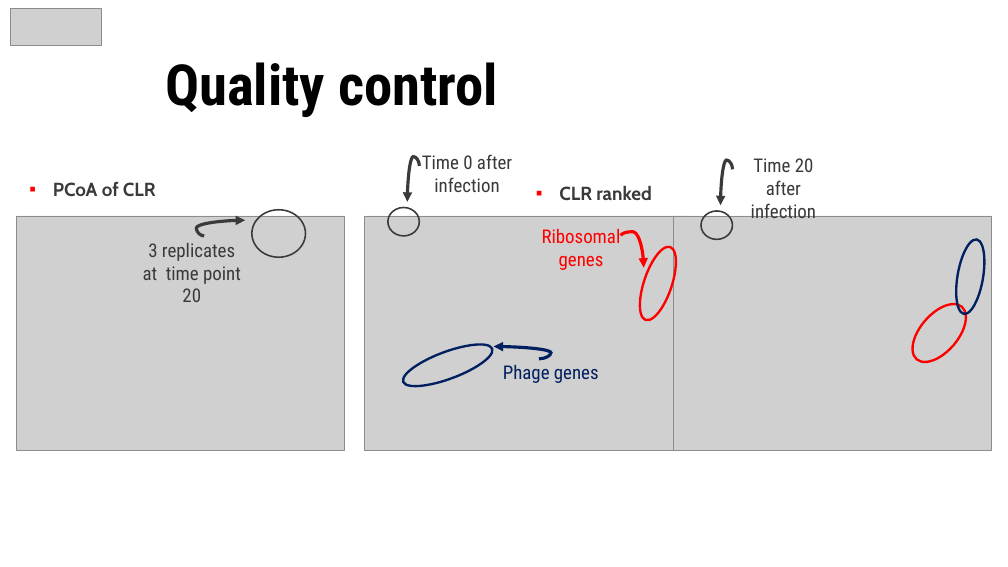
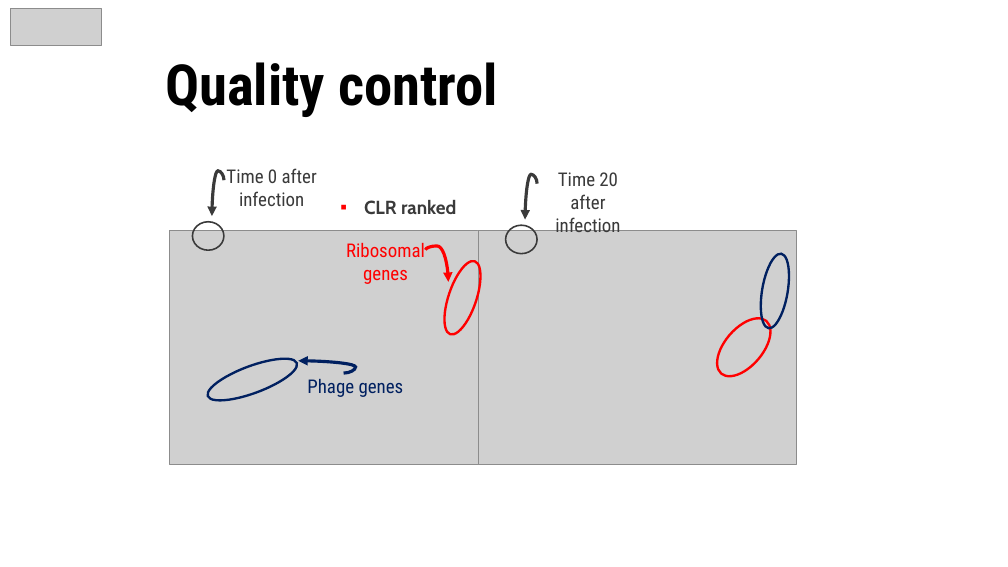
Before and after one commit to Mathilde-Roulleau/project-defense-regulation, a slide deck: slide 10 of final_presentation.pptx. Drawn at 1008x567 pixels with LibreOffice and Linux fonts; fonts in the diff are those of the drawing; grey boxes stand for pictures. Boxes give left, top, right and bottom in pixels: in the first picture for what was removed or moved away, otherwise in the second. Text is boxed around its words. In the diff, an @@ line names an element or a change of style, - is before the commit and + after.

```diff
--- a/final_presentation.pptx
+++ b/final_presentation.pptx
@@ text removed at bbox=[53, 182, 156, 197] @@
-▪ PCoA of CLR
@@ ellipse removed at bbox=[252, 209, 306, 257] @@
@@ picture removed at bbox=[17, 216, 345, 451] @@
@@ curved arrow removed from (204, 236) to (245, 220) @@
@@ text removed at bbox=[143, 243, 241, 302] @@
-3 replicates at time point 20
@@ 6 ellipses, 5 texts, 4 curved arrows, 2 pictures: place and size @@
-6 ellipses, 5 texts, 4 curved arrows, 2 pictures at bbox=[364, 154, 992, 451]
+6 ellipses, 5 texts, 4 curved arrows, 2 pictures at bbox=[169, 168, 796, 465]
```
Also in this commit, not shown: 15 other slides changed, 2 slides added, 1 slide removed, 35 other files.
